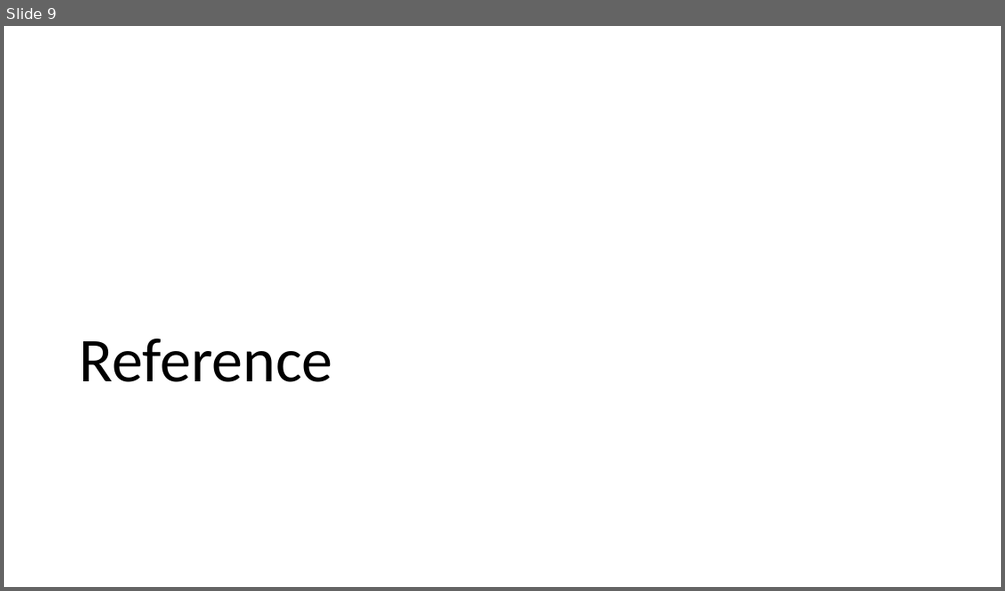
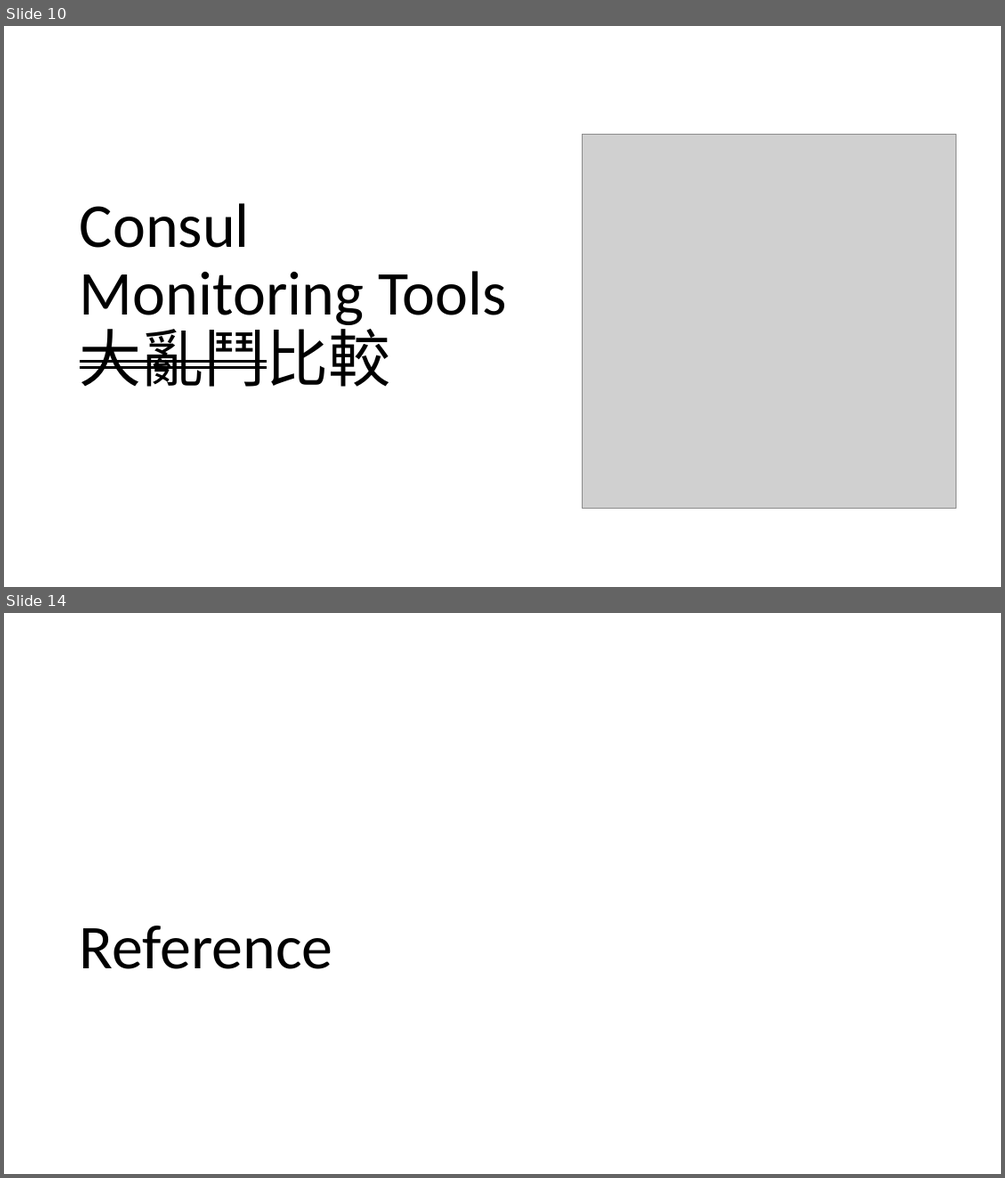
Before and after one commit to andrew0928/Meetup, a slide deck: 20180526.DevOps.MonitorTools/Consul_Andrew.pptx. Shown one above the other, each under a label of ours: slide 9 before the commit, slides 10 and 14 after it; the slides between them are not shown. The pictures are 1005x591 and 1005x1178 pixels, drawn with LibreOffice and Linux fonts; fonts in the diff are those of the drawing; grey boxes stand for pictures. Boxes give left, top, right and bottom in pixels: in the first picture for what was removed or moved away, otherwise in the second. Text is boxed around its words. In the diff, an @@ line names an element or a change of style, - is before the commit and + after.

```diff
--- a/20180526.DevOps.MonitorTools/Consul_Andrew.pptx
+++ b/20180526.DevOps.MonitorTools/Consul_Andrew.pptx
@@ slide 10 added at [4,26,1001,587], background #FFFFFF @@
@@ picture added at [582,134,956,507] @@
@@ title added at [80,203,507,386], 60 pt, text #000000 @@
+Consul
+Monitoring Tools
+大亂鬥比較
@@ what was slide 9 is now slide 14 @@
```
Also in this commit, not shown: 3 slides changed, 6 other slides added, 2 slides removed.
